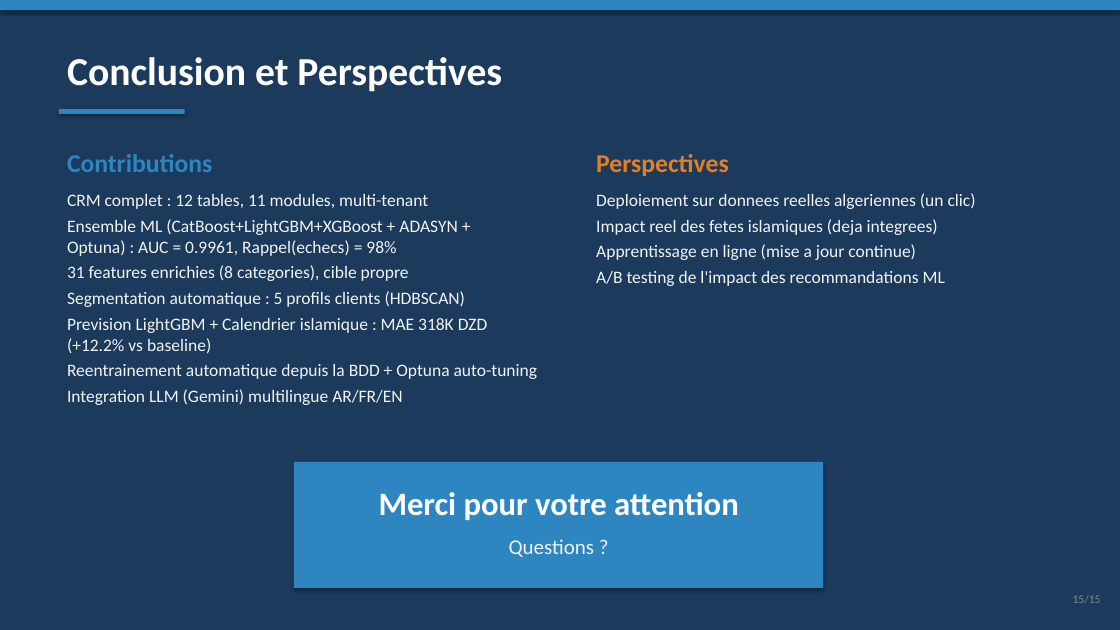
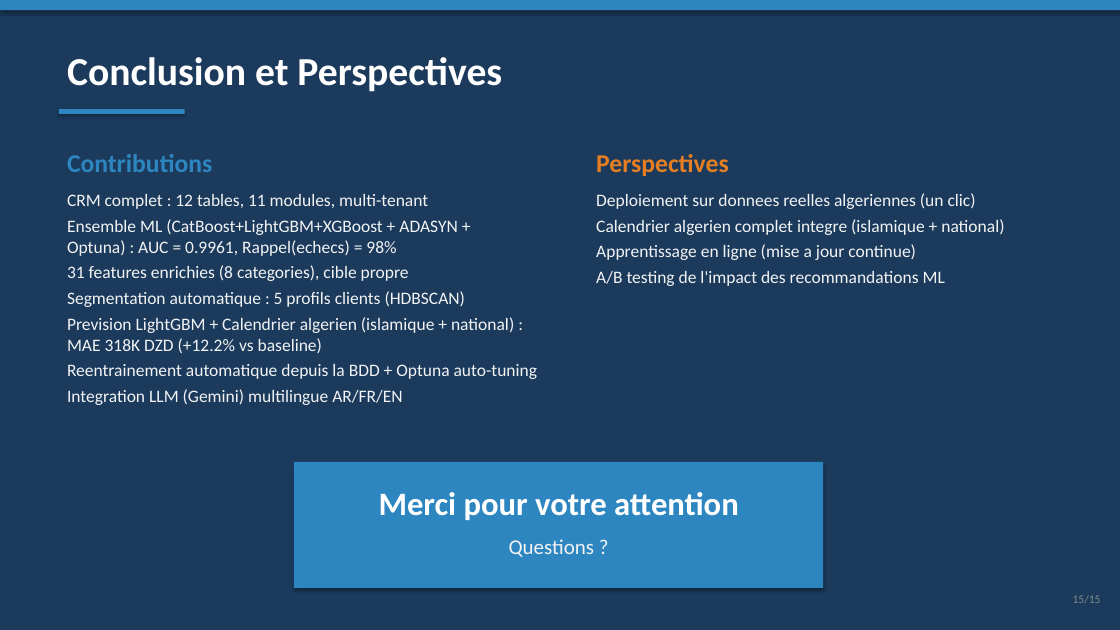
Before and after one commit to amine-dubs/COD-CRM, a slide deck: slide 15 of docs/presentation.pptx. Drawn at 1120x630 pixels with LibreOffice and Linux fonts; fonts in the diff are those of the drawing. Boxes give left, top, right and bottom in pixels: in the first picture for what was removed or moved away, otherwise in the second. Text is boxed around its words. In the diff, an @@ line names an element or a change of style, - is before the commit and + after.

Commit message:
Add Algerian calendar: national holidays + Islamic New Year, holiday-aware is_weekend
- features.py: is_weekend now covers Fri-Sat + 5 national holidays + Islamic
  holidays (Eid al-Fitr 3d, Eid al-Adha 3d, Mawlid, Islamic New Year)
- forecaster.py: 21 covariates (was 19), add islamic_new_year + algerian_holiday,
  fix Eid al-Adha from 4 to 3 days, update is_weekend in _build_features_for_date
- train_all.py: update _add_features with holiday-aware is_weekend
- Update diagrams (ml_pipeline, ai_integration) with current tech stack
- Update rapport.tex, README.md, create_pptx.py, presentation.pptx

```diff
--- a/docs/presentation.pptx
+++ b/docs/presentation.pptx
@@ text at [596, 219, 1004, 235]: text changed @@
-Impact reel des fetes islamiques (deja integrees)
+Calendrier algerien complet integre (islamique + national)
@@ text at [67, 317, 514, 353]: text changed @@
-Prevision LightGBM + Calendrier islamique : MAE 318K DZD (+12.2% vs baseline)
+Prevision LightGBM + Calendrier algerien (islamique + national) : MAE 318K DZD (+12.2% vs baseline)
```
Also in this commit, not shown: 2 other slides changed, 8 other files.
